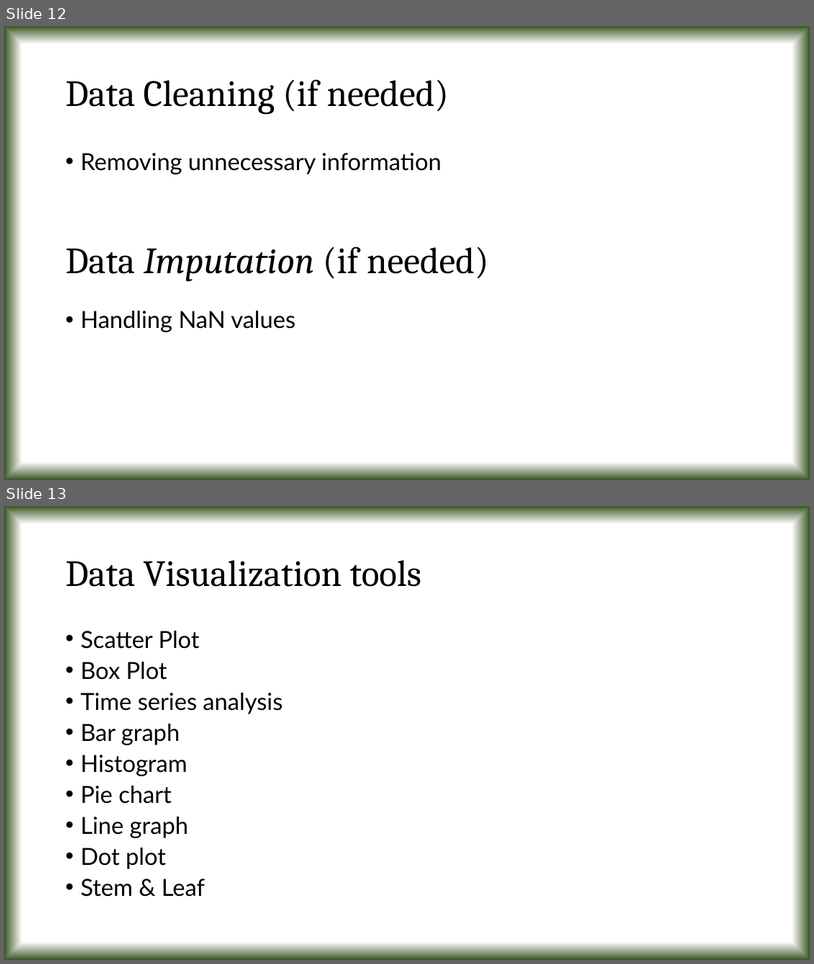
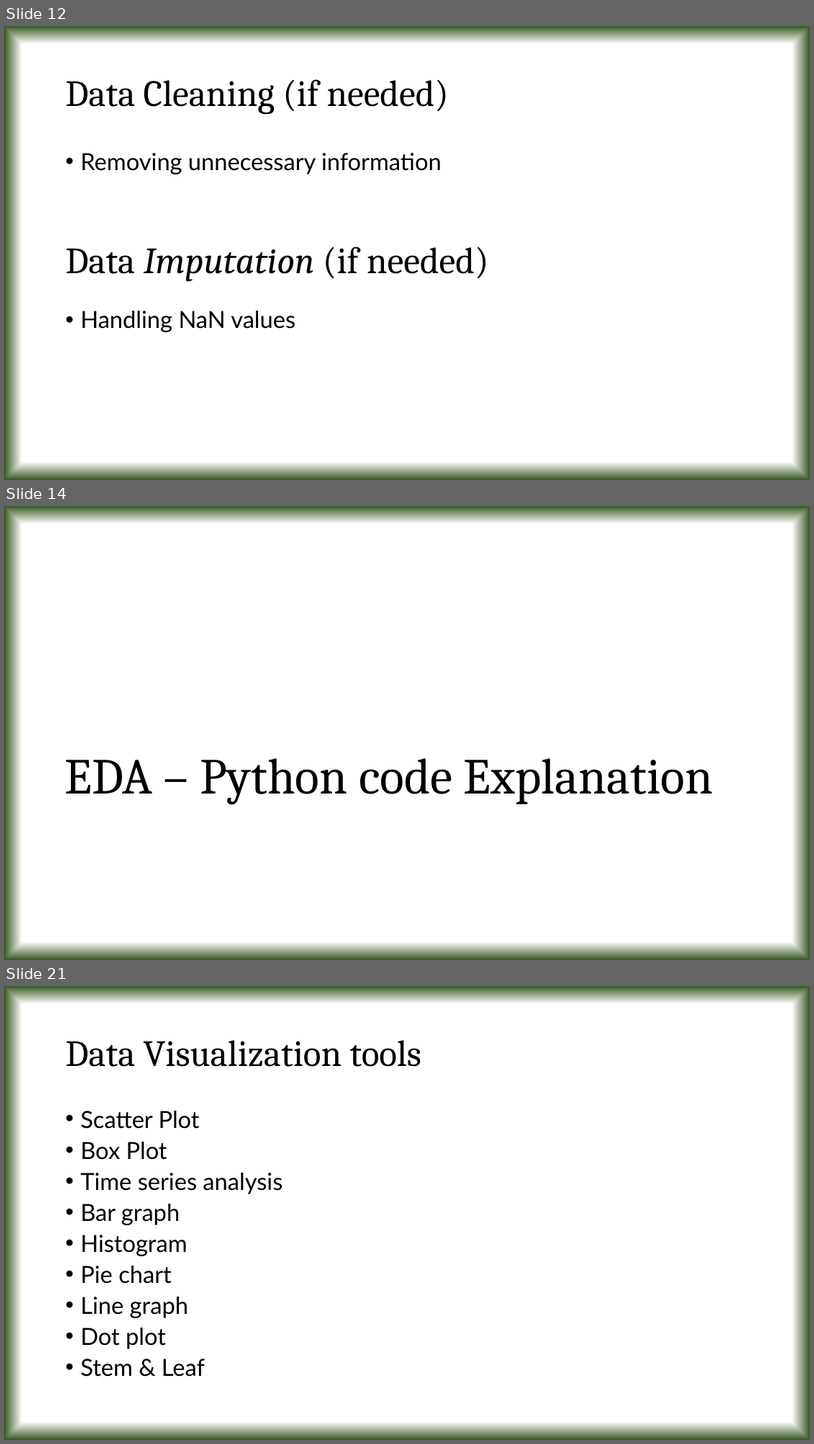
Before and after one commit to tanmoyie/Applied-Statistics, a slide deck: Projects & Dataset/Presentation on Python projects in Applied Statistics.pptx. Shown one above the other, each under a label of ours: slides 12 and 13 before the commit, slides 12, 14 and 21 after it; the slides between them are not shown. The pictures are 814x964 and 814x1444 pixels, drawn with LibreOffice and Linux fonts; fonts in the diff are those of the drawing. Boxes give left, top, right and bottom in pixels: in the first picture for what was removed or moved away, otherwise in the second. Text is boxed around its words. In the diff, an @@ line names an element or a change of style, - is before the commit and + after.

```diff
--- a/Projects & Dataset/Presentation on Python projects in Applied Statistics.pptx
+++ b/Projects & Dataset/Presentation on Python projects in Applied Statistics.pptx
@@ slide 14 added at (4,506,810,960), background gradient #FFFFFF to #385723 @@
@@ title added at (65,758,714,804), 60 pt, text #000000 @@
+EDA – Python code Explanation
@@ what was slide 13 is now slide 21 @@
```
Also in this commit, not shown: 7 other slides added, 5 other files.
